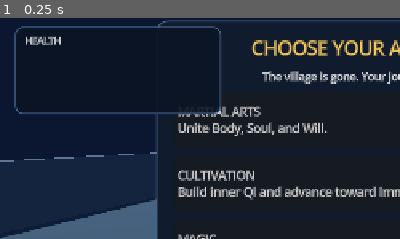
Above: before the commit, frame 1.
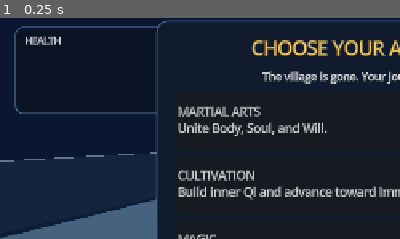
Above: after the commit, the same moment.

Repository: Hamody44/convergence-of-worlds
Game: Godot game, scene res://scenes/main.tscn
The game is run twice, just before and just after one commit, with the same random seed, the same clock (stepped at 60 frames per second) and the same inputs.
Inputs:
- Up to frame 1 (0.25 s): no input
The pictures show only the part of the screen within x 0-50%, y 6-56%; the shares and areas given below are measured in that part.

The runs differ from the first frame. In frame 1, 0.7% of the frame differs, in the area x 39-56%, y 3-44%.

Commit message:
Fix touch path selection and refresh full archive

Diff:
--- a/ui/progression_ui.gd
+++ b/ui/progression_ui.gd
@@ -19,6 +19,8 @@
 const ACCENT_COLOR := Color("#f4c95d")
 
 func _ready() -> void:
+	# Keep progression screens above TouchUI and CombatUI so Android touch events reach them.
+	layer = 20
 	stats = player.stats
 	stats.path_selected.connect(_on_path_selected)
 	stats.stat_changed.connect(_on_stat_changed)
@@ -54,6 +56,7 @@
 	path_panel.set_anchors_preset(Control.PRESET_CENTER)
 	path_panel.position = Vector2(-390.0, -300.0)
 	path_panel.size = Vector2(780.0, 600.0)
+	path_panel.mouse_filter = Control.MOUSE_FILTER_STOP
 	path_panel.add_theme_stylebox_override("panel", _make_panel_style(PANEL_COLOR, 18))
 	add_child(path_panel)
 
@@ -98,7 +101,14 @@
 	card.add_theme_font_size_override("font_size", 19)
 	card.focus_mode = Control.FOCUS_NONE
 	card.pressed.connect(func() -> void: _select_path(path_value))
+	card.gui_input.connect(func(event: InputEvent) -> void: _on_path_card_input(event, path_value))
 	parent.add_child(card)
+
+func _on_path_card_input(event: InputEvent, path_value: PlayerStats.Path) -> void:
+	# Explicit screen-touch fallback for Android devices where Button.pressed may not fire.
+	if event is InputEventScreenTouch and event.pressed:
+		_select_path(path_value)
+		get_viewport().set_input_as_handled()
 
 func _build_soul_panel() -> void:
 	soul_panel = PanelContainer.new()
Not shown, changed: phase_update.zip
